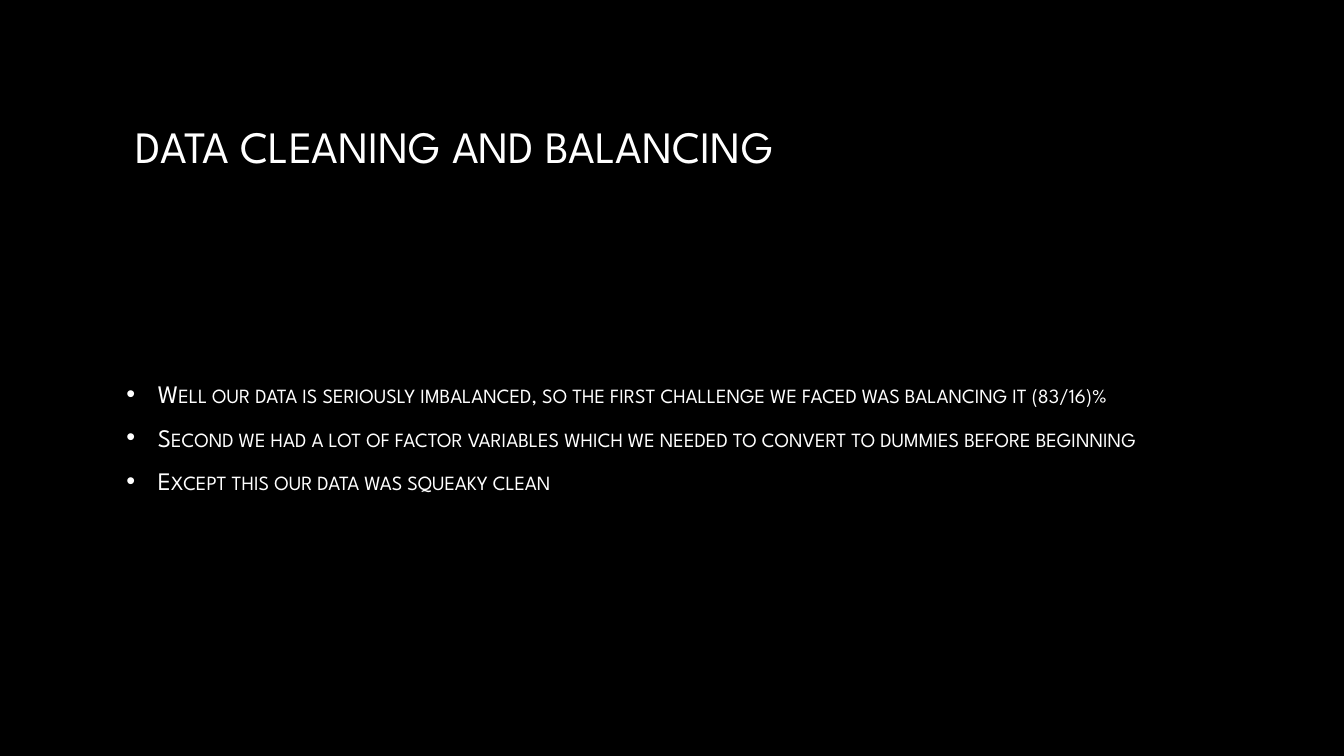
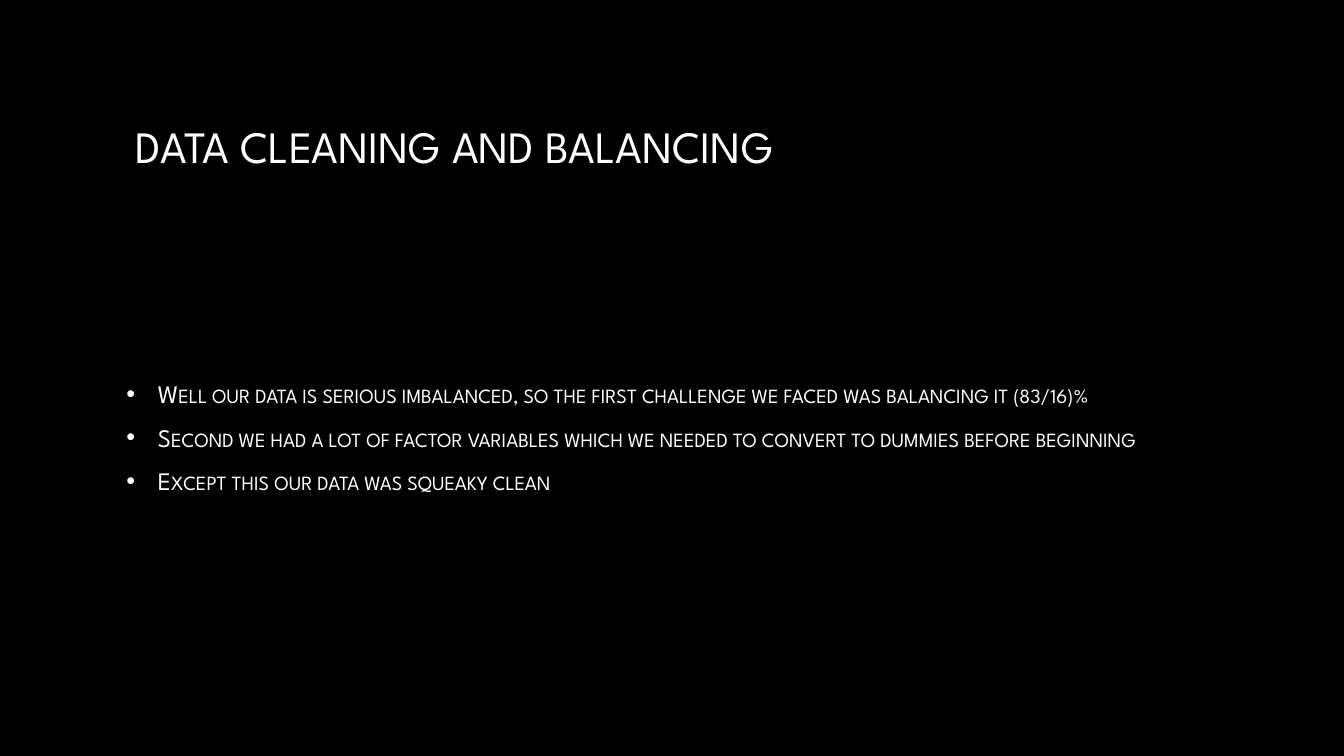
Before and after one commit to mmd52/HR_Employee_Attrition, a slide deck: slide 9 of Attrition Management.pptx. Drawn at 1344x756 pixels with LibreOffice and Linux fonts; fonts in the diff are those of the drawing; background and template pictures are left out. Boxes give left, top, right and bottom in pixels: in the first picture for what was removed or moved away, otherwise in the second. Text is boxed around its words. In the diff, an @@ line names an element or a change of style, - is before the commit and + after.

```diff
--- a/Attrition Management.pptx
+++ b/Attrition Management.pptx
@@ text at bbox=[212, 389, 1088, 407]: text changed @@
-• Well our data is seriously imbalanced, so the first challenge we faced was balancing it (83/16)%
+• Well our data is serious imbalanced, so the first challenge we faced was balancing it (83/16)%
```
Also in this commit, not shown: 1 other file.
